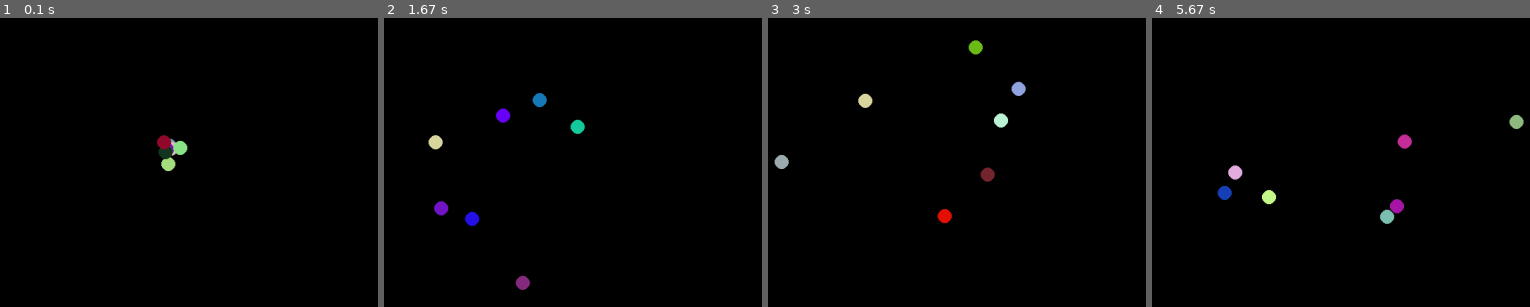
Above: before the commit, frames 1-4 (left to right).
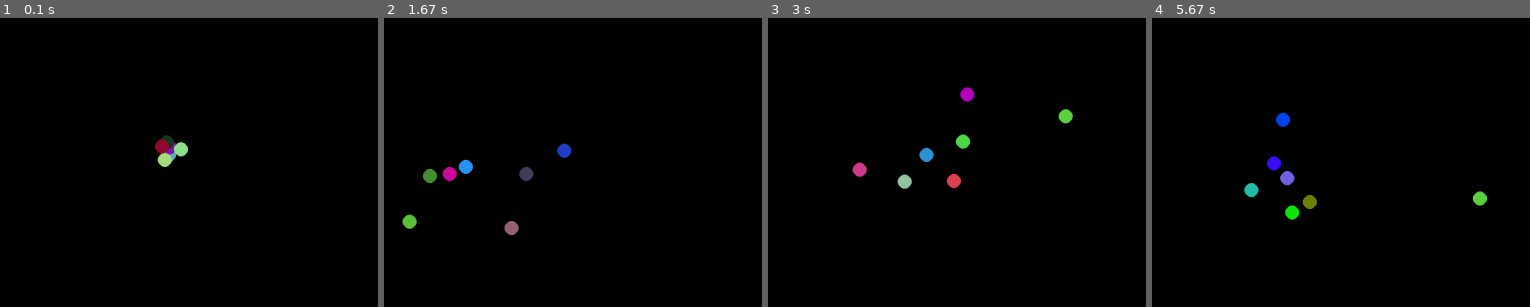
Above: after the commit, the same moments.

Repository: mikhailDyoshin/pygamePlayground
Game: pygame game, started from src/main.py
Two runs of this game, one before a commit and one after it. Both use one fixed random seed, a clock stepped at 60 frames per second and the inputs below.
Inputs (mouse positions are in pixels of both pictures, inside the frame that each line leads up to):
- Up to frame 1 (0.1 s): no input
- Up to frame 2 (1.67 s): press the mouse at (outside the picture) at 0.37 s; move the mouse to (482, 200) at 0.47 s; release the mouse at (633, 254) at 0.6 s; click (outside the picture) at 0.72 s; click (outside the picture) at 1.05 s; click (504, 275) at 1.38 s
- Up to frame 3 (3 s): click (outside the picture) at 1.72 s; click (1111, 104) at 2.05 s; click (outside the picture) at 2.38 s; click (outside the picture) at 2.72 s
- Up to frame 4 (5.67 s): click (1514, 18) at 3.05 s; click (outside the picture) at 3.38 s; click (outside the picture) at 3.72 s; click (1499, 75) at 4.05 s; click (1227, 124) at 4.38 s; click (outside the picture) at 4.72 s; click (outside the picture) at 5.05 s; click (outside the picture) at 5.38 s

The runs differ from the first frame. In frame 1, 0.5% of the frame differs, in the area x 41-50%, y 40-53%; in frame 2, 2.2%; in frame 3, 2.2%, in the area x 1-81%, y 7-72%; in frame 4, 2.2%.

Commit message:
Started to crate an evolution-sim

Diff:
--- /dev/null
+++ b/evolution_sim/agents/creature.py
@@ -0,0 +1,70 @@
+import math
+import random
+
+
+class Creature:
+    def __init__(self, w, h):
+        self.x = random.randint(0, w)
+        self.y = random.randint(0, h)
+
+        self.vx = random.uniform(-1, 1)
+        self.vy = random.uniform(-1, 1)
+
+        self.energy = 100
+        self.speed = random.uniform(1, 2)
+        self.vision = 80
+
+        self.dead = False
+
+    def update(self, world):
+        if self.dead:
+            return
+
+        self.energy -= 0.1
+        if self.energy <= 0:
+            self.dead = True
+            return
+
+        # 1. find nearest food
+        target = self.find_food(world.food)
+
+        if target:
+            self.move_towards(target.x, target.y)
+        else:
+            self.wander()
+
+        self.x += self.vx * self.speed
+        self.y += self.vy * self.speed
+
+        self.eat(world)
+
+    def find_food(self, food_list):
+        closest = None
+        closest_dist = float("inf")
+
+        for f in food_list:
+            d = (self.x - f.x) ** 2 + (self.y - f.y) ** 2
+            if d < self.vision**2 and d < closest_dist:
+                closest = f
+                closest_dist = d
+
+        return closest
+
+    def move_towards(self, tx, ty):
+        dx = tx - self.x
+        dy = ty - self.y
+        dist = math.sqrt(dx * dx + dy * dy) + 0.0001
+
+        self.vx = dx / dist
+        self.vy = dy / dist
+
+    def wander(self):
+        self.vx += random.uniform(-0.2, 0.2)
+        self.vy += random.uniform(-0.2, 0.2)
+
+    def eat(self, world):
+        for f in world.food:
+            if abs(self.x - f.x) < 5 and abs(self.y - f.y) < 5:
+                self.energy += f.energy
+                world.food.remove(f)
+                break
--- /dev/null
+++ b/evolution_sim/main.py
@@ -0,0 +1,27 @@
+import pygame
+from render.renderer import Renderer
+from world.world import World
+
+WIDTH, HEIGHT = 900, 600
+
+pygame.init()
+screen = pygame.display.set_mode((WIDTH, HEIGHT))
+clock = pygame.time.Clock()
+
+world = World(WIDTH, HEIGHT)
+renderer = Renderer(screen)
+
+running = True
+while running:
+    dt = clock.tick(60)
+
+    for event in pygame.event.get():
+        if event.type == pygame.QUIT:
+            running = False
+
+    world.update()
+    renderer.draw(world)
+
+    pygame.display.flip()
+
+pygame.quit()
--- /dev/null
+++ b/evolution_sim/render/renderer.py
@@ -0,0 +1,18 @@
+import pygame
+
+
+class Renderer:
+    def __init__(self, screen):
+        self.screen = screen
+
+    def draw(self, world):
+        self.screen.fill((10, 10, 20))
+
+        # food
+        for f in world.food:
+            pygame.draw.circle(self.screen, (0, 200, 0), (int(f.x), int(f.y)), 3)
+
+        # creatures
+        for c in world.creatures:
+            color = (200, 100, 255)
+            pygame.draw.circle(self.screen, color, (int(c.x), int(c.y)), 5)
--- /dev/null
+++ b/evolution_sim/world/food.py
@@ -0,0 +1,8 @@
+import random
+
+
+class Food:
+    def __init__(self, w, h):
+        self.x = random.randint(0, w)
+        self.y = random.randint(0, h)
+        self.energy = 20
--- /dev/null
+++ b/evolution_sim/world/world.py
@@ -0,0 +1,29 @@
+from agents.creature import Creature
+from world.food import Food
+
+
+class World:
+    def __init__(self, w, h):
+        self.w = w
+        self.h = h
+
+        self.creatures = []
+        self.food = []
+
+        for _ in range(20):
+            self.creatures.append(Creature(w, h))
+
+        for _ in range(50):
+            self.food.append(Food(w, h))
+
+    def update(self):
+        # food update (static for now)
+        for c in self.creatures:
+            c.update(self)
+
+        # cleanup dead creatures
+        self.creatures = [c for c in self.creatures if not c.dead]
+
+        # slowly respawn food
+        if len(self.food) < 60:
+            self.food.append(Food(self.w, self.h))
--- a/src/fsm.py
+++ b/src/fsm.py
@@ -1,33 +1,11 @@
 from enum import Enum, auto
 from typing import Dict
-
-import pygame as pg
-from pygame import Surface
-
-from shape import ShapeData, draw_ellipse, draw_rect
 
 
 class State(Enum):
     IDLE = auto()
     ACCELERATING = auto()
     SLOWING_DOWN = auto()
-
-
-def get_shape_data(
-    screen: Surface, position: tuple[float, float], state: State
-) -> ShapeData:
-    return {
-        State.IDLE: ShapeData(screen, position, (80, 80), (0, 0, 255)),
-        State.ACCELERATING: ShapeData(screen, position, (80, 60), (255, 0, 0)),
-        State.SLOWING_DOWN: ShapeData(screen, position, (80, 80), (0, 255, 0)),
-    }[state]
-
-
-DRAW_MAP = {
-    State.IDLE: draw_rect,
-    State.ACCELERATING: draw_ellipse,
-    State.SLOWING_DOWN: draw_rect,
-}
 
 
 class Event(Enum):
@@ -51,13 +29,18 @@
 
 
 class FSM:
-    def __init__(self, initial_state: State = State.IDLE):
+    def __init__(
+        self,
+        transitions: Dict[State, Dict[Event, State]],
+        initial_state: State = State.IDLE,
+    ):
         self.state = initial_state
+        self._transitions = transitions
 
     def trigger(self, event: Event):
-        if event in TRANSITIONS[self.state]:
-            self.state = TRANSITIONS[self.state][event]
+        if event in self._transitions[self.state]:
+            self.state = self._transitions[self.state][event]
+        print(f"State: {self.state}")
 
-    def update(self, shape_data: ShapeData) -> pg.Rect:
-        assert isinstance(self.state, State), f"FSM corrupted: {self.state!r}"
-        return DRAW_MAP[self.state](shape_data)
+
+fsm_inst = FSM(transitions=TRANSITIONS)
--- a/src/main.py
+++ b/src/main.py
@@ -55,8 +55,15 @@
         dots = update_objects(dots, screen, dt, mouse_position)
 
         for d in dots:
-            ns = find_neighbours(dots[d], dots, partial(radius_rule, radius=50))
-            for key, n in ns.items():
+            ns_distance = find_neighbours(
+                dots[d], dots, partial(radius_rule, radius=100)
+            )
+            ns_color = find_neighbours(dots[d], dots, partial(radius_rule, radius=120))
+            for key, n in ns_distance.items():
+                dots[key] = n.update_kinematics(
+                    screen=screen, dt=dt, target=-n.kinematics.velocity
+                )
+            for key, n in ns_color.items():
                 dots[key] = n.update_color(random_color_rgb())
 
         display_objects(dots, screen=screen)
--- a/src/moving_object.py
+++ b/src/moving_object.py
@@ -33,12 +33,10 @@
                 velocity=self.kinematics.velocity,
                 position=self.kinematics.position,
                 target=target,
-                max_speed=200,
+                max_speed=250,
             )
-            # print(f'Steering: {steering_velocity.magnitude()}')
         else:
             steering_velocity = self.kinematics.velocity
-            # print(f'Not Steering: {steering_velocity.magnitude()}')
 
         velocity_with_noise = get_velocity(v0=steering_velocity, max_projection=100)
 
--- a/src/steer.py
+++ b/src/steer.py
@@ -16,4 +16,4 @@
 
     desired_direction = get_target_direction(current_position=position, target=target)
     steer = desired_direction.normalize() * max_speed - velocity
-    return steer + random_vector(300)
+    return steer + random_vector(50)
